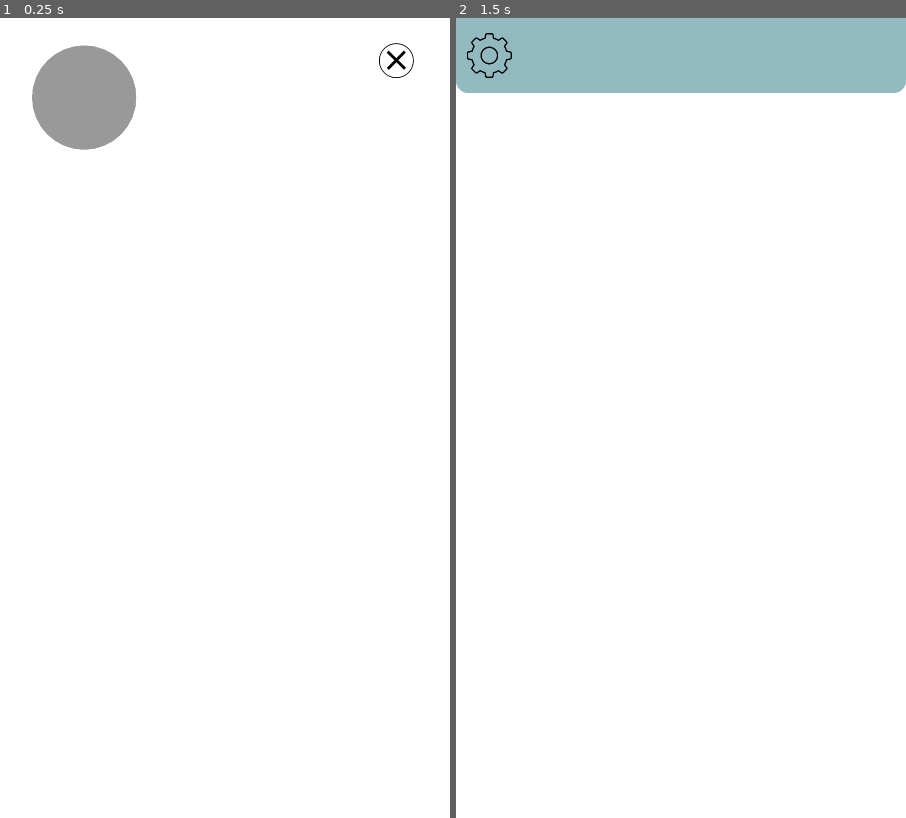
Above: before the commit, frames 1-2 (left to right).
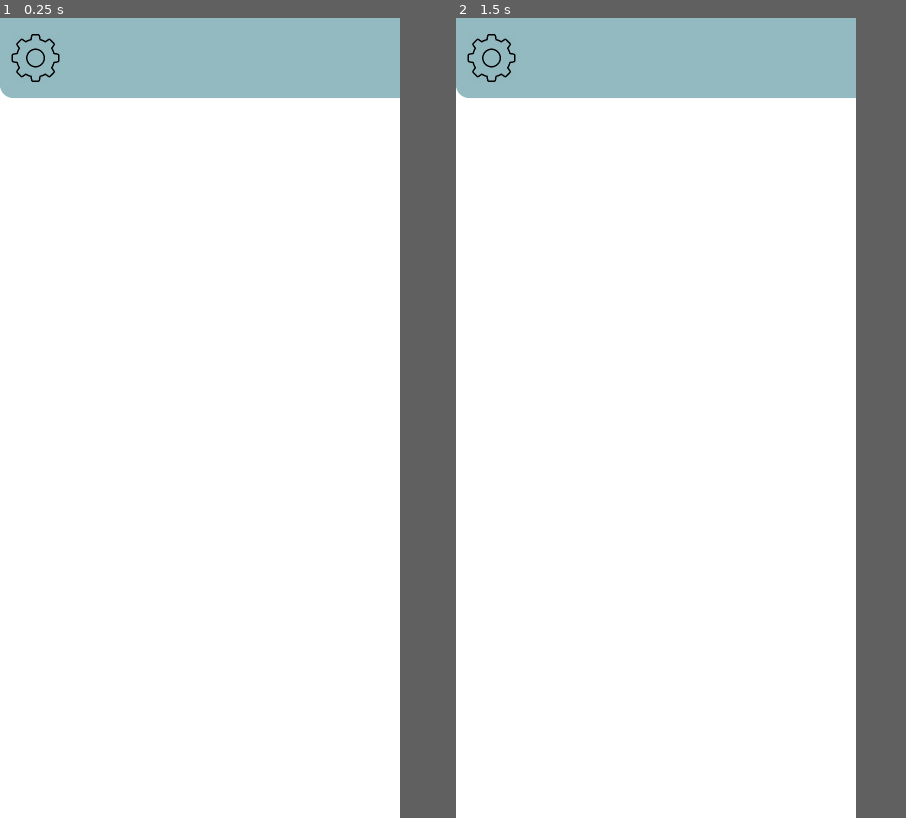
Above: after the commit, the same moments.

Repository: Big-Cheung/LAHacks2021
Game: Godot game, scene res://Base.tscn
Two runs of this game, one before a commit and one after it. Both use one fixed random seed, a clock stepped at 60 frames per second and the inputs below.
Inputs (mouse positions are in pixels of both pictures, inside the frame that each line leads up to):
- Up to frame 1 (0.25 s): no input
- Up to frame 2 (1.5 s): click (852, 58) at 0.52 s; tap Enter at 1.25 s; move the mouse to (780, 378) at 1.27 s; hold W from 1.28 s (still down); click (780, 378) at 1.42 s
In our replay, the window is 450x800 before the commit and 400x800 after it. These sizes can differ from the game's own. Grey fills any space a smaller window leaves; there, only what the larger window draws over its background counts as a difference.

The runs differ from the first frame. In frame 1, 10% of the frame differs, in the area x 0-92%, y 0-17%; in frame 2, 1.8%.

Commit message:
EditChallengePage

Diff:
--- a/Base.tscn
+++ b/Base.tscn
@@ -1,7 +1,6 @@
-[gd_scene load_steps=3 format=2]
+[gd_scene load_steps=2 format=2]
 
 [ext_resource path="res://MainPage.tscn" type="PackedScene" id=1]
-[ext_resource path="res://ProfilePage.tscn" type="PackedScene" id=2]
 
 [node name="Base" type="Control"]
 anchor_right = 1.0
@@ -11,5 +10,3 @@
 }
 
 [node name="MainPage" parent="." instance=ExtResource( 1 )]
-
-[node name="ProfilePage" parent="." instance=ExtResource( 2 )]
--- a/CreateChallenge.tscn
+++ /dev/null
@@ -1,43 +0,0 @@
-[gd_scene load_steps=4 format=2]
-
-[ext_resource path="res://Style/DefaultTheme.tres" type="Theme" id=1]
-[ext_resource path="res://BackButton.tscn" type="PackedScene" id=2]
-[ext_resource path="res://Style/Fonts/DefaultFont64pt.tres" type="DynamicFont" id=3]
-
-[node name="CreateChallenge" type="Control"]
-anchor_right = 1.0
-anchor_bottom = 1.0
-__meta__ = {
-"_edit_use_anchors_": false
-}
-
-[node name="Background" type="Panel" parent="."]
-anchor_top = -0.00131238
-anchor_right = 1.0
-anchor_bottom = 0.998688
-theme = ExtResource( 1 )
-__meta__ = {
-"_edit_use_anchors_": false
-}
-
-[node name="BackButton" parent="." instance=ExtResource( 2 )]
-anchor_left = 0.05
-anchor_top = 0.02
-anchor_right = 0.05
-anchor_bottom = 0.02
-margin_left = 0.0
-margin_top = 0.0
-margin_right = 125.0
-margin_bottom = 125.0
-
-[node name="Label" type="Label" parent="."]
-anchor_left = 0.125
-anchor_right = 1.0
-anchor_bottom = 0.1
-custom_fonts/font = ExtResource( 3 )
-text = "Create a New Challenge"
-align = 1
-valign = 1
-__meta__ = {
-"_edit_use_anchors_": false
-}
--- /dev/null
+++ b/EditChallengePage.tscn
@@ -0,0 +1,95 @@
+[gd_scene load_steps=8 format=2]
+
+[ext_resource path="res://Style/DefaultTheme.tres" type="Theme" id=1]
+[ext_resource path="res://Style/Fonts/DefaultFont64pt.tres" type="DynamicFont" id=2]
+[ext_resource path="res://Style/AddEventStyle.tres" type="StyleBox" id=3]
+[ext_resource path="res://BackButton.tscn" type="PackedScene" id=4]
+[ext_resource path="res://NewEventScript.gd" type="Script" id=5]
+[ext_resource path="res://Scripts/EditChallengePage.gd" type="Script" id=6]
+[ext_resource path="res://EventMenu.gd" type="Script" id=7]
+
+[node name="EditChallengePage" type="Control"]
+anchor_right = 1.0
+anchor_bottom = 1.0
+script = ExtResource( 6 )
+__meta__ = {
+"_edit_use_anchors_": false
+}
+
+[node name="Background" type="Panel" parent="."]
+anchor_right = 1.0
+anchor_bottom = 1.0
+theme = ExtResource( 1 )
+__meta__ = {
+"_edit_use_anchors_": false
+}
+
+[node name="Container" type="Control" parent="."]
+anchor_left = 0.05
+anchor_top = 0.025
+anchor_right = 0.95
+anchor_bottom = 0.975
+margin_left = 3.56348
+margin_right = 3.56348
+__meta__ = {
+"_edit_lock_": true,
+"_edit_use_anchors_": false
+}
+
+[node name="BackButton" parent="Container" instance=ExtResource( 4 )]
+anchor_right = 0.175
+anchor_bottom = 0.075
+margin_left = 0.0
+margin_top = 0.0
+margin_right = 0.0
+margin_bottom = 0.0
+
+[node name="Name" type="LineEdit" parent="Container"]
+anchor_left = 0.2
+anchor_right = 1.0
+anchor_bottom = 0.075
+theme = ExtResource( 1 )
+custom_fonts/font = ExtResource( 2 )
+text = "Gauntlet Name Here"
+align = 1
+__meta__ = {
+"_edit_lock_": true,
+"_edit_use_anchors_": false
+}
+
+[node name="EventList" type="ItemList" parent="Container"]
+anchor_top = 0.1
+anchor_right = 1.0
+anchor_bottom = 0.5
+margin_top = 2.37842
+margin_bottom = 2.37842
+custom_fonts/font = ExtResource( 2 )
+__meta__ = {
+"_edit_lock_": true,
+"_edit_use_anchors_": false
+}
+
+[node name="NewEvent" type="Button" parent="Container"]
+anchor_top = 0.5
+anchor_right = 1.0
+anchor_bottom = 0.525
+margin_top = 10.0
+margin_bottom = 10.0
+custom_styles/normal = ExtResource( 3 )
+custom_fonts/font = ExtResource( 2 )
+text = "New Event"
+script = ExtResource( 5 )
+__meta__ = {
+"_edit_use_anchors_": false
+}
+
+[node name="EventMenu" type="Control" parent="Container"]
+anchor_top = 0.55
+anchor_right = 1.0
+anchor_bottom = 0.9
+margin_left = -10.5946
+margin_right = -10.5946
+script = ExtResource( 7 )
+__meta__ = {
+"_edit_use_anchors_": false
+}
--- /dev/null
+++ b/EventMenu.gd
@@ -0,0 +1,17 @@
+extends Control
+
+
+# Declare member variables here. Examples:
+# var a = 2
+# var b = "text"
+
+
+# Called when the node enters the scene tree for the first time.
+func _ready():
+	$"../EventList".connect()
+	pass # Replace with function body.
+
+
+# Called every frame. 'delta' is the elapsed time since the previous frame.
+#func _process(delta):
+#	pass
--- a/MainPage.tscn
+++ b/MainPage.tscn
@@ -1,12 +1,6 @@
-[gd_scene load_steps=10 format=2]
+[gd_scene load_steps=4 format=2]
 
 [ext_resource path="res://Icons/settings-wheel.png" type="Texture" id=1]
-[ext_resource path="res://Scripts/MenuContainerScript.gd" type="Script" id=2]
-[ext_resource path="res://Scripts/MenuButtonScript.gd" type="Script" id=3]
-[ext_resource path="res://Style/HomeMenu/HomeMenuDefault.tres" type="StyleBox" id=4]
-[ext_resource path="res://Style/HomeMenu/HomeMenuHover.tres" type="StyleBox" id=5]
-[ext_resource path="res://Style/HomeMenu/HomeMenuPress.tres" type="StyleBox" id=6]
-[ext_resource path="res://ProfilePageButtonScript.gd" type="Script" id=7]
 
 [sub_resource type="GDScript" id=1]
 script/source = "extends ColorRect
@@ -55,8 +49,8 @@
 "_edit_use_anchors_": false
 }
 
-[node name="settings-button" type="Button" parent="Banner"]
-modulate = Color( 1, 1, 1, 0 )
+[node name="Button" type="Button" parent="Banner"]
+visible = false
 anchor_left = 0.073
 anchor_top = 0.5
 anchor_right = 0.073
@@ -65,7 +59,6 @@
 margin_top = -53.0
 margin_right = 56.16
 margin_bottom = 57.0
-script = ExtResource( 3 )
 __meta__ = {
 "_edit_use_anchors_": false
 }
@@ -75,40 +68,11 @@
 scale = Vector2( 0.21098, 0.21098 )
 texture = ExtResource( 1 )
 
-[node name="Settings" type="Container" parent="."]
-anchor_left = 0.319
-anchor_top = 0.297
-anchor_right = 0.319
-anchor_bottom = 0.297
-margin_left = -317.882
-margin_top = -369.647
-margin_right = 90.1182
-margin_bottom = 57.3533
-script = ExtResource( 2 )
-__meta__ = {
-"_edit_use_anchors_": false
-}
+[node name="VBoxContainer" type="VBoxContainer" parent="."]
+margin_left = 31.954
+margin_top = 470.902
+margin_right = 421.954
+margin_bottom = 843.902
 
-[node name="Profile" type="Button" parent="Settings"]
-margin_right = 408.0
-margin_bottom = 70.0
-custom_styles/hover = ExtResource( 5 )
-custom_styles/pressed = ExtResource( 6 )
-custom_styles/normal = ExtResource( 4 )
-script = ExtResource( 7 )
-
-[node name="Settings" type="Button" parent="Settings"]
-margin_top = 80.0
-margin_right = 408.0
-margin_bottom = 150.0
-custom_styles/hover = ExtResource( 5 )
-custom_styles/pressed = ExtResource( 6 )
-custom_styles/normal = ExtResource( 4 )
-
-[node name="Logout" type="Button" parent="Settings"]
-margin_top = 160.0
-margin_right = 408.0
-margin_bottom = 230.0
-custom_styles/hover = ExtResource( 5 )
-custom_styles/pressed = ExtResource( 6 )
-custom_styles/normal = ExtResource( 4 )
+[node name="ColorRect" type="ColorRect" parent="VBoxContainer"]
+margin_right = 390.0
--- a/Scripts/CreateChallengeScript.gd
+++ b/NewEventScript.gd
@@ -1,4 +1,4 @@
-extends Control
+extends Button
 
 
 # Declare member variables here. Examples:
@@ -8,7 +8,12 @@
 
 # Called when the node enters the scene tree for the first time.
 func _ready():
-	pass # Replace with function body.
+	connect("button_up",self,"_onButtonClick")
+
+func _onButtonClick():
+	# Create a new item and select it
+	$"../EventList".add_item("Blank Event")
+	$"../EventList".select($"../EventList".get_item_count() - 1)
 
 
 # Called every frame. 'delta' is the elapsed time since the previous frame.
--- /dev/null
+++ b/Scripts/EditChallengePage.gd
@@ -0,0 +1,23 @@
+extends Control
+
+
+# Declare member variables here. Examples:
+# var a = 2
+# var b = "text"
+
+
+# Called when the node enters the scene tree for the first time.
+func _init():
+	$Container/NewEvent.connect("pressed", self, "createEvent")
+
+func  createEvent():
+	$Container/EventList.add_item("Blank Event")
+	$Container/EventList.select($"../EventList".get_item_count() - 1)
+
+func deleteEvent():
+
+	$Container/EventList.emit_signal("nothing_selected")
+
+# Called every frame. 'delta' is the elapsed time since the previous frame.
+#func _process(delta):
+#	pass
--- /dev/null
+++ b/Style/AddEventStyle.tres
@@ -0,0 +1,8 @@
+[gd_resource type="StyleBoxFlat" format=2]
+
+[resource]
+bg_color = Color( 0, 0.529412, 0.0313726, 1 )
+corner_radius_top_left = 25
+corner_radius_top_right = 25
+corner_radius_bottom_right = 25
+corner_radius_bottom_left = 25
--- /dev/null
+++ b/Style/Fonts/DefaultFont16pt.tres
@@ -0,0 +1,6 @@
+[gd_resource type="DynamicFont" load_steps=2 format=2]
+
+[ext_resource path="res://Style/Fonts/Default.otf" type="DynamicFontData" id=1]
+
+[resource]
+font_data = ExtResource( 1 )
--- a/project.godot
+++ b/project.godot
@@ -154,7 +154,7 @@
 
 config/name="Gauntlet"
 run/main_scene="res://Base.tscn"
-config/icon="res://Icons/icon.png"
+config/icon="res://icon.png"
 
 [autoload]
 
@@ -162,10 +162,8 @@
 
 [display]
 
-window/size/width=1080
-window/size/height=1920
-window/size/test_width=600
-window/size/test_height=900
+window/size/width=900
+window/size/height=1800
 window/handheld/orientation="portrait"
 window/stretch/mode="viewport"
 
